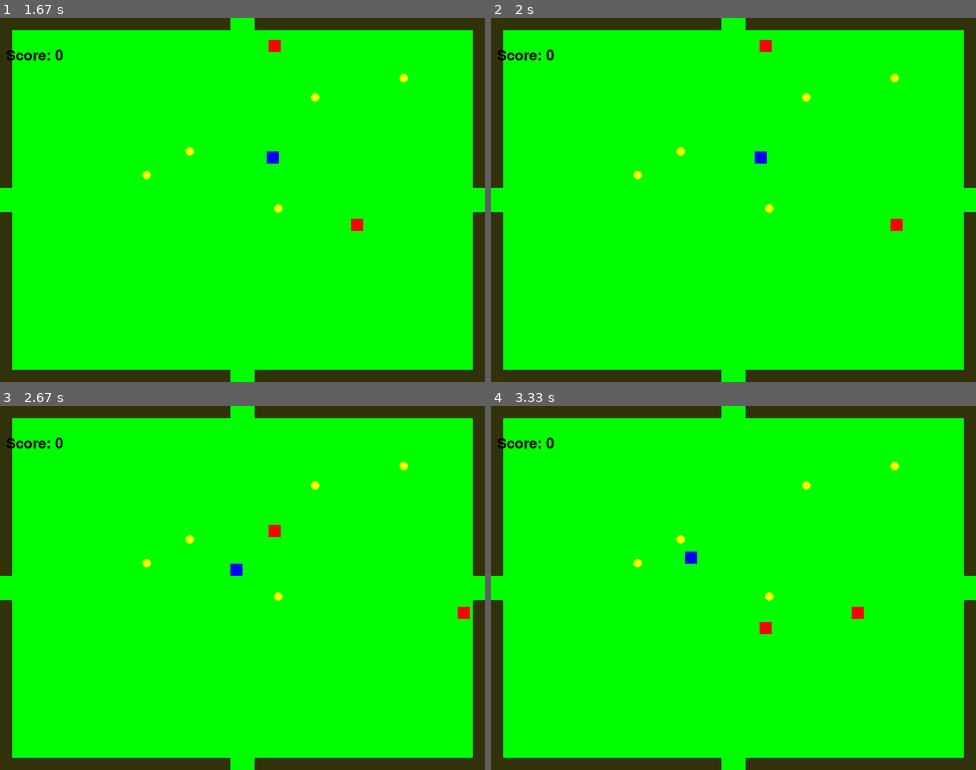
Above: before the commit, frames 1-4 (two rows, left to right).
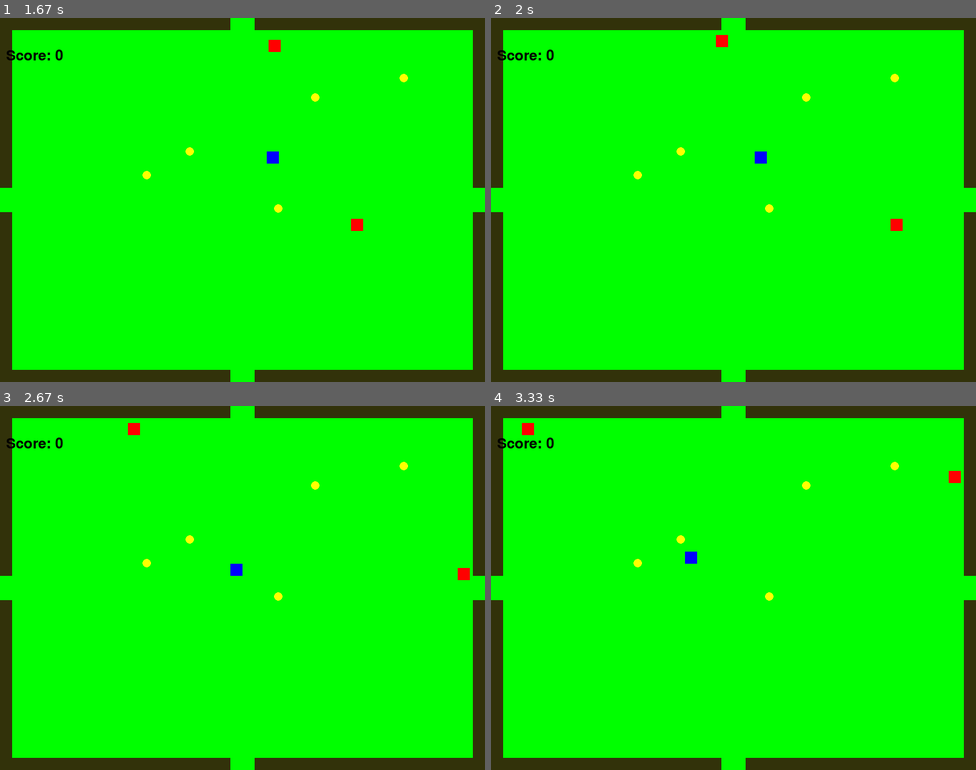
Above: after the commit, the same moments.

Repository: TrentChip38/MazeGame
Game: pygame game, started from pygameMaze7.py
Same seed, same stepped clock (60 frames per second), same inputs: the game is played once before the commit and once after it.
Inputs:
- Up to frame 1 (1.67 s): hold Up 0.83-1.3 s; hold Right from 1.33 s (still down)
- Up to frame 2 (2 s): release Right at 1.8 s; hold Left from 1.83 s (still down)
- Up to frame 3 (2.67 s): release Left at 2.37 s; hold Down from 2.4 s (still down)
- Up to frame 4 (3.33 s): release Down at 2.7 s; hold Left 2.73-3.13 s; hold Up from 3.17 s (still down)

Frame 1 is identical in both runs. In frame 2, 0.2% of the frame differs, in the area x 46-58%, y 4-10%; in frame 3, 0.3%, in the area x 26-97%, y 4-59%; in frame 4, 0.3%.

Commit message:
Enemies now turn randomly when the get to a wall They turn when within a certain proximity of wall And keep turning until valid path found

Diff:
--- a/pygameMaze7.py
+++ b/pygameMaze7.py
@@ -296,18 +296,50 @@
 
     # Move enemies
     for enemy in enemies:
-        #Move in direction
-        if enemy[4] == 0:#Up
-            enemy[1] -= enemy_speed
-        elif enemy[4] == 1:#Right
-            enemy[0] += enemy_speed
-        elif enemy[4] == 2:#Down
-            enemy[1] += enemy_speed
-        elif enemy[4] == 3:#Left
-            enemy[0] -= enemy_speed
-        #enemy[0] += enemy[2]
-        #enemy[1] += enemy[3]
         enemy_rect = pygame.Rect(enemy[0], enemy[1], enemy_size, enemy_size)
+
+        # Check wall collision and proximity
+        wall_rects = [pygame.Rect(wall) for wall in levels[current_level]]
+        step_back = 0#Thought this would be needed, but it breaks it
+        proximity_margin = 5  # Adjust margin for better detection
+        wall_proximity = False
+
+        while True:
+            # Create an expanded rectangle for proximity check based on direction
+            if enemy[4] == 0:  # Up
+                proximity_rect = enemy_rect.inflate(0, proximity_margin * 2)
+                proximity_rect.top -= proximity_margin
+            elif enemy[4] == 1:  # Right
+                proximity_rect = enemy_rect.inflate(proximity_margin * 2, 0)
+                proximity_rect.left += proximity_margin
+            elif enemy[4] == 2:  # Down
+                proximity_rect = enemy_rect.inflate(0, proximity_margin * 2)
+                proximity_rect.bottom += proximity_margin
+            elif enemy[4] == 3:  # Left
+                proximity_rect = enemy_rect.inflate(proximity_margin * 2, 0)
+                proximity_rect.right -= proximity_margin
+
+            # Check if any walls are within the proximity area
+            wall_proximity = any(proximity_rect.colliderect(wall_rect) for wall_rect in wall_rects)
+
+            if not wall_proximity:
+                break  # If no walls in the way, exit the loop
+
+            # Handle wall collision based on direction and adjust path
+            if enemy[4] == 0:  # Was going up
+                enemy[1] += step_back  # Step back from wall
+                enemy[4] = random.choice([3, 1])  # Choose a new direction (left or right)
+            elif enemy[4] == 1:  # Was going right
+                enemy[0] -= step_back  # Step back from wall
+                enemy[4] = random.choice([2, 0])  # Choose a new direction (down or up)
+            elif enemy[4] == 2:  # Was going down
+                enemy[1] -= step_back  # Step back from wall
+                enemy[4] = random.choice([3, 1])  # Choose a new direction (left or right)
+            elif enemy[4] == 3:  # Was going left
+                enemy[0] += step_back  # Step back from wall
+                enemy[4] = random.choice([2, 0])  # Choose a new direction (down or up)
+
+        # Screen edge collision
         if enemy[0] <= 0:
             enemy[4] = 1
         if enemy[0] >= WIDTH - enemy_size:
@@ -316,19 +348,21 @@
             enemy[4] = 2
         if enemy[1] >= HEIGHT - enemy_size:
             enemy[4] = 0
+
+        # Move in the current direction
+        if enemy[4] == 0:  # Up
+            enemy[1] -= enemy_speed
+        elif enemy[4] == 1:  # Right
+            enemy[0] += enemy_speed
+        elif enemy[4] == 2:  # Down
+            enemy[1] += enemy_speed
+        elif enemy[4] == 3:  # Left
+            enemy[0] -= enemy_speed
+
+        # Player collision
         if new_rect.colliderect(enemy_rect):
             print("Game Over! Enemy collision.")
             running = False
-        # wall_rects = [pygame.Rect(wall) for wall in levels[current_level]]
-        # if any(new_rect.colliderect(wall_rect) for wall_rect in wall_rects):
-        #     if enemy[4] == 0:
-        #         enemy[1] += enemy_speed
-        #     elif enemy[4] == 1:
-        #         enemy[0] += enemy_speed
-        #     elif enemy[4] == 2:
-        #         enemy[1] -= enemy_speed
-        #     elif enemy[4] == 3:
-        #         enemy[0] -= enemy_speed
 
     # Draw game
     draw_game()
